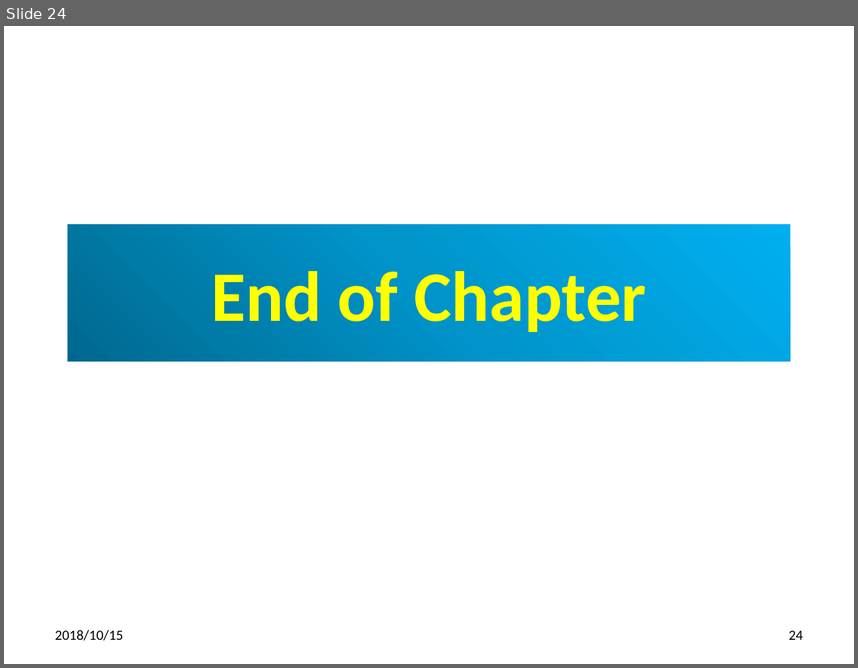
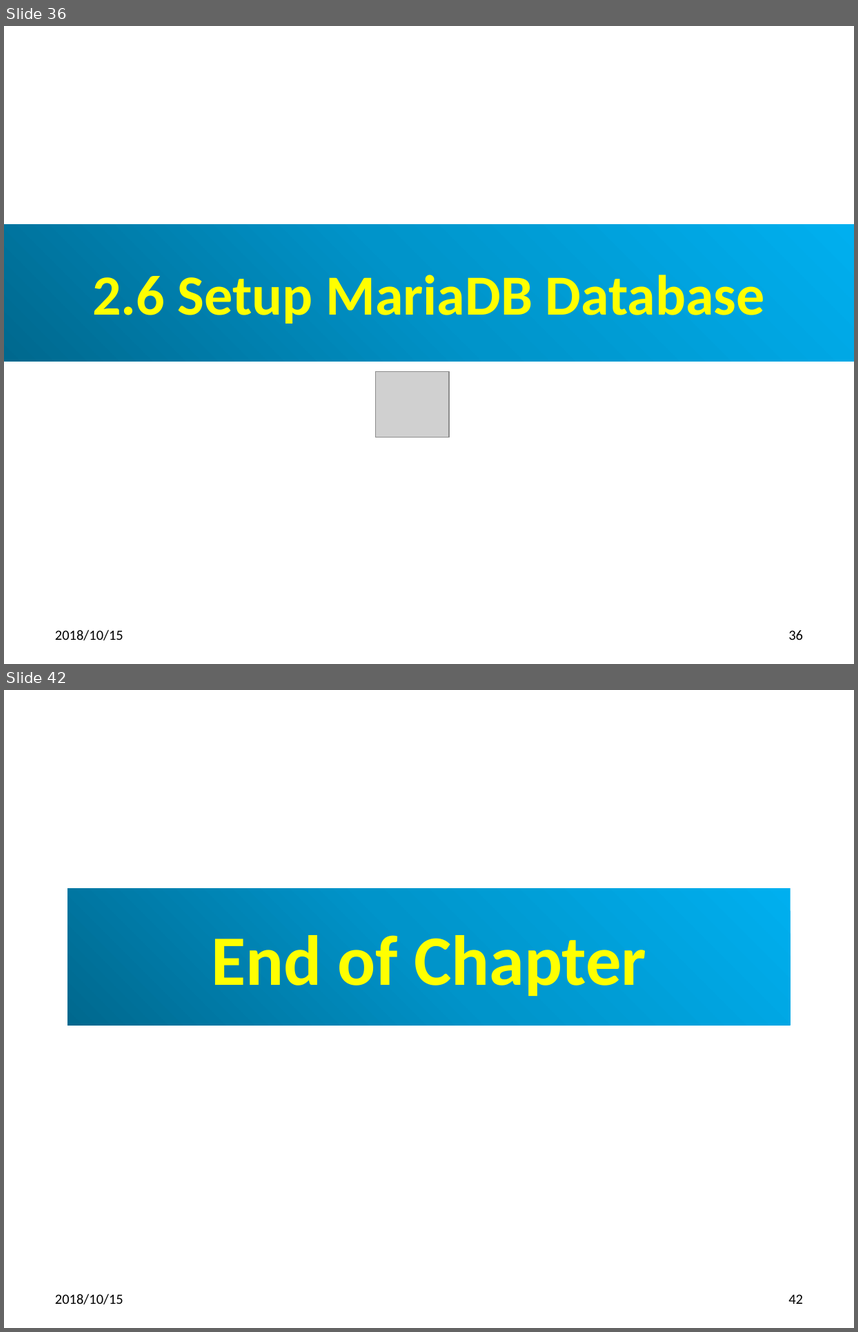
Before and after one commit to peterhchen/full-stack-spring-boot, a slide deck: 15_Ch02_JPA.pptx. Shown one above the other, each under a label of ours: slide 24 before the commit, slides 36 and 42 after it; the slides between them are not shown. The pictures are 858x668 and 858x1332 pixels, drawn with LibreOffice and Linux fonts; fonts in the diff are those of the drawing; grey boxes stand for pictures. Boxes give left, top, right and bottom in pixels: in the first picture for what was removed or moved away, otherwise in the second. Text is boxed around its words. In the diff, an @@ line names an element or a change of style, - is before the commit and + after.

```diff
--- a/15_Ch02_JPA.pptx
+++ b/15_Ch02_JPA.pptx
@@ slide 36 added at (x1=4, y1=26, x2=854, y2=664), background #FFFFFF @@
@@ title added at (x1=4, y1=224, x2=854, y2=361), fill gradient #00688E to #0094CA to #00B0F0, 48 pt, text #FFFF00, bold @@
+2.6 Setup MariaDB Database
@@ picture added at (x1=375, y1=371, x2=450, y2=437) @@
@@ text added at (x1=55, y1=629, x2=123, y2=640), 12 pt, text #000000 @@
+2018/10/15
@@ page number added at (x1=789, y1=630, x2=803, y2=639), 12 pt, text #000000 @@
+36
@@ what was slide 24 is now slide 42 @@
@@ page number at (x1=789, y1=1294, x2=803, y2=1303): text changed @@
-24
+42
```
Also in this commit, not shown: 17 other slides added.
